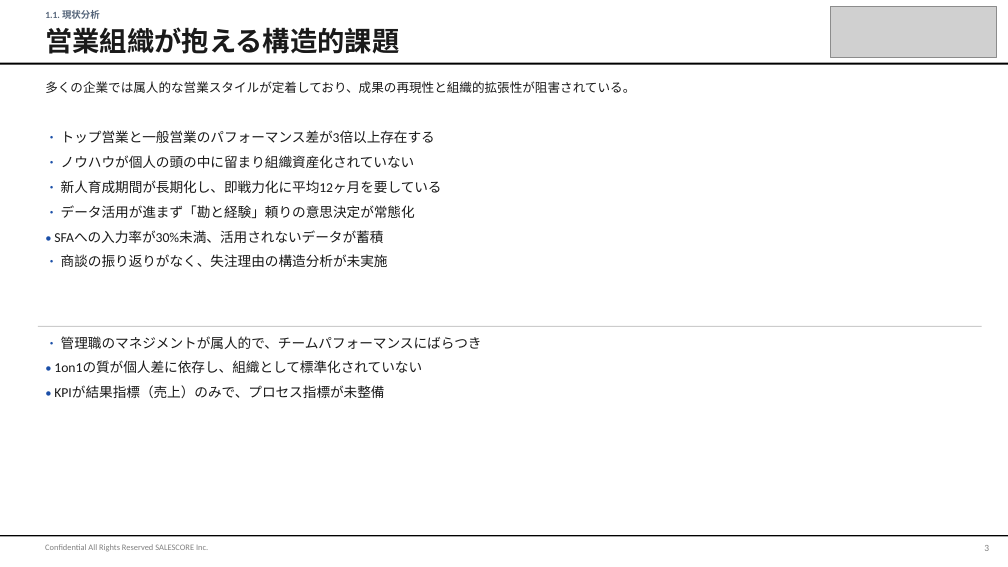
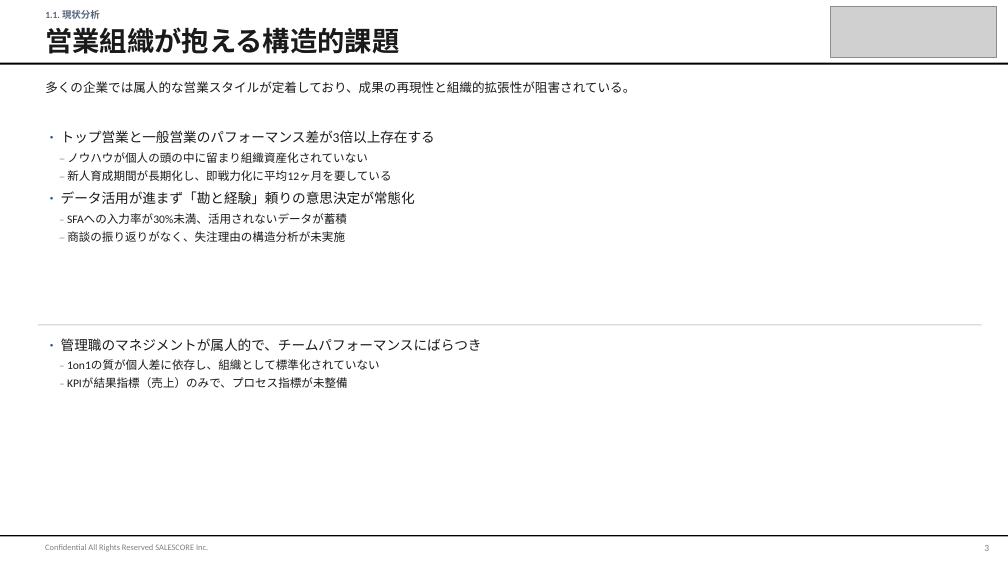
Before and after one commit to shintanagami-netizen/-, a slide deck: slide 3 of test_output.pptx. Drawn at 1008x567 pixels with LibreOffice and Linux fonts; fonts in the diff are those of the drawing; grey boxes stand for pictures. Boxes give left, top, right and bottom in pixels: in the first picture for what was removed or moved away, otherwise in the second. Text is boxed around its words. In the diff, an @@ line names an element or a change of style, - is before the commit and + after.

```diff
--- a/test_output.pptx
+++ b/test_output.pptx
@@ text at box(67, 152, 391, 181): text changed; size 13 to 11 pt @@
-• ノウハウが個人の頭の中に留まり組織資産化されていない
-• 新人育成期間が長期化し、即戦力化に平均12ヶ月を要している
+– ノウハウが個人の頭の中に留まり組織資産化されていない
+– 新人育成期間が長期化し、即戦力化に平均12ヶ月を要している
@@ text at box(67, 213, 347, 242): text changed; size 13 to 11 pt @@
-• SFAへの入力率が30%未満、活用されないデータが蓄積
-• 商談の振り返りがなく、失注理由の構造分析が未実施
+– SFAへの入力率が30%未満、活用されないデータが蓄積
+– 商談の振り返りがなく、失注理由の構造分析が未実施
@@ text at box(67, 360, 380, 388): text changed; size 13 to 11 pt @@
-• 1on1の質が個人差に依存し、組織として標準化されていない
-• KPIが結果指標（売上）のみで、プロセス指標が未整備
+– 1on1の質が個人差に依存し、組織として標準化されていない
+– KPIが結果指標（売上）のみで、プロセス指標が未整備
```
Also in this commit, not shown: 1 other slide changed, 1 other file.
